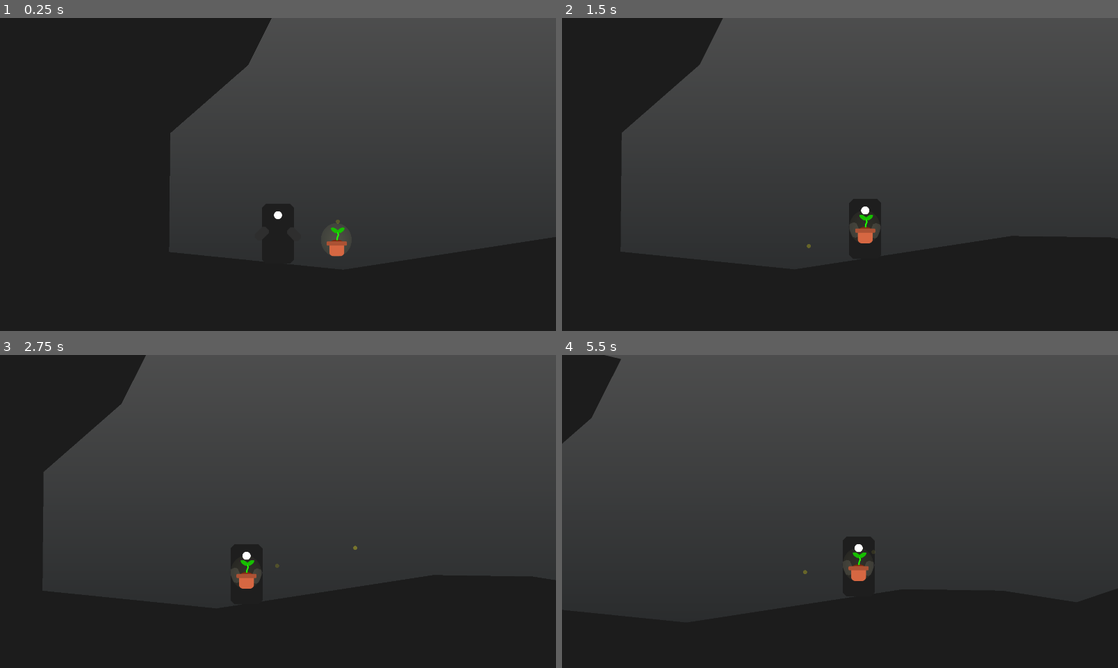
Above: before the commit, frames 1-4 (two rows, left to right).
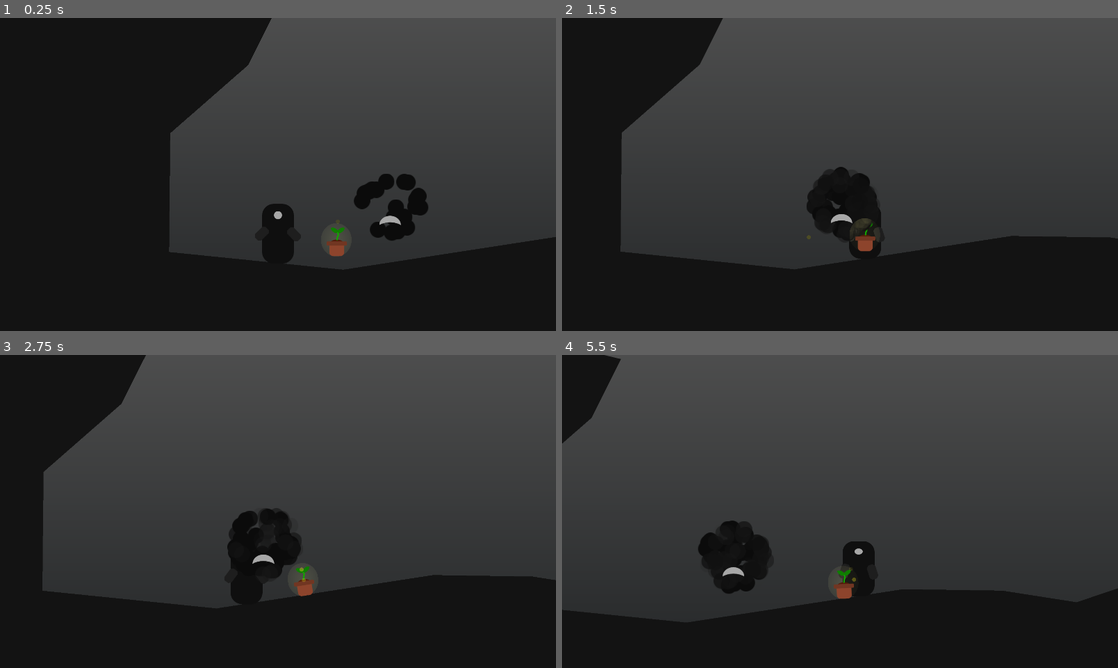
Above: after the commit, the same moments.

Repository: Cowa/A-drop-of-light
Game: Godot game, scene res://levels/LevelTest.tscn
Same seed, same stepped clock (60 frames per second), same inputs: the game is played once before the commit and once after it.
Inputs:
- Up to frame 1 (0.25 s): no input
- Up to frame 2 (1.5 s): hold Right (ui_right) from 0.53 s (still down); tap Space (ui_select) at 0.6, 0.77, 1.07, 1.35 s
- Up to frame 3 (2.75 s): tap Space (ui_select) at 1.52, 1.82, 2.1 s; release Right (ui_right) at 2.03 s; hold Left (ui_left) from 2.03 s (still down)
- Up to frame 4 (5.5 s): release Left (ui_left) at 2.78 s; hold Right (ui_right) 2.78-4.28 s; tap Space (ui_select) at 2.85, 3.02, 3.32, 3.6, 3.77, 4.07, 4.35, 4.52, 4.82, 5.1 s; hold Left (ui_left) 4.28-5.03 s; hold Right (ui_right) from 5.03 s (still down)

The runs differ from the first frame. In frame 1, 1.7% of the frame differs, in the area x 47-77%, y 49-76%; in frame 2, 2.1%; in frame 3, 2.4%; in frame 4, 2.9%, in the area x 24-57%, y 52-78%.

Commit message:
Better pickup  and dropping

Diff:
--- /dev/null
+++ b/enemy/Shadow.tscn
@@ -0,0 +1,82 @@
+[gd_scene load_steps=8 format=2]
+
+[ext_resource path="res://player/eye_player.png" type="Texture" id=1]
+[ext_resource path="res://enemy/mouth.png" type="Texture" id=2]
+
+[sub_resource type="CircleShape2D" id=5]
+radius = 69.029
+
+[sub_resource type="Gradient" id=1]
+offsets = PoolRealArray( 0.418519, 1 )
+colors = PoolColorArray( 0.0729685, 0.0729685, 0.0729685, 1, 0.203922, 0.203922, 0.203922, 0 )
+
+[sub_resource type="GradientTexture" id=2]
+gradient = SubResource( 1 )
+
+[sub_resource type="ParticlesMaterial" id=3]
+emission_shape = 1
+emission_sphere_radius = 100.0
+flag_disable_z = true
+gravity = Vector3( 0, 0, 0 )
+initial_velocity = 20.0
+initial_velocity_random = 1.0
+orbit_velocity = 0.0
+orbit_velocity_random = 0.0
+scale = 2.0
+color_ramp = SubResource( 2 )
+
+[sub_resource type="Animation" id=4]
+resource_name = "idle"
+loop = true
+tracks/0/type = "value"
+tracks/0/path = NodePath("Mouth:position")
+tracks/0/interp = 1
+tracks/0/loop_wrap = true
+tracks/0/imported = false
+tracks/0/enabled = true
+tracks/0/keys = {
+"times": PoolRealArray( 0, 0.5, 1 ),
+"transitions": PoolRealArray( 1, 1, 1 ),
+"update": 0,
+"values": [ Vector2( 0, 60 ), Vector2( 0, 50 ), Vector2( 0, 60 ) ]
+}
+tracks/1/type = "value"
+tracks/1/path = NodePath("Mouth:scale")
+tracks/1/interp = 1
+tracks/1/loop_wrap = true
+tracks/1/imported = false
+tracks/1/enabled = false
+tracks/1/keys = {
+"times": PoolRealArray( 0, 0.5, 1 ),
+"transitions": PoolRealArray( 1, 1, 1 ),
+"update": 0,
+"values": [ Vector2( 1, 1 ), Vector2( 1, 0.8 ), Vector2( 1, 1 ) ]
+}
+
+[node name="Shadow" type="KinematicBody2D" groups=[
+"enemy",
+]]
+position = Vector2( 100, 100 )
+collision_layer = 8
+collision_mask = 0
+
+[node name="Shape" type="CollisionShape2D" parent="."]
+position = Vector2( 1, 4 )
+shape = SubResource( 5 )
+
+[node name="Particles2D" type="Particles2D" parent="."]
+amount = 75
+local_coords = false
+process_material = SubResource( 3 )
+texture = ExtResource( 1 )
+__meta__ = {
+"_edit_lock_": true
+}
+
+[node name="Mouth" type="Sprite" parent="."]
+position = Vector2( 0, 53.4778 )
+texture = ExtResource( 2 )
+
+[node name="AnimationPlayer" type="AnimationPlayer" parent="."]
+autoplay = "idle"
+anims/idle = SubResource( 4 )
--- /dev/null
+++ b/levels/LevelTest.gd
@@ -0,0 +1,15 @@
+extends Node
+
+func _ready():
+	$Player.connect("drop_plant", self, "_on_drop_plant")
+	$Player.connect("pick_plant", self, "_on_pick_plant")
+	pass
+
+
+func _on_drop_plant(position):
+	$Plant.dropped()
+	$Plant.position = position
+
+
+func _on_pick_plant():
+	$Plant.picked()
--- a/levels/LevelTest.tscn
+++ b/levels/LevelTest.tscn
@@ -1,11 +1,14 @@
-[gd_scene load_steps=5 format=2]
+[gd_scene load_steps=7 format=2]
 
 [ext_resource path="res://player/Player.tscn" type="PackedScene" id=1]
 [ext_resource path="res://plant/Plant.tscn" type="PackedScene" id=2]
 [ext_resource path="res://levels/sky2.png" type="Texture" id=3]
 [ext_resource path="res://levels/Structure.gd" type="Script" id=4]
+[ext_resource path="res://enemy/Shadow.tscn" type="PackedScene" id=5]
+[ext_resource path="res://levels/LevelTest.gd" type="Script" id=6]
 
 [node name="LevelTest" type="Node"]
+script = ExtResource( 6 )
 
 [node name="ParallaxBackground" type="ParallaxBackground" parent="."]
 layer = -1
@@ -49,3 +52,9 @@
 position = Vector2( 543, 826 )
 
 [node name="Node" type="Node" parent="."]
+
+[node name="Shadow" parent="." instance=ExtResource( 5 )]
+position = Vector2( 727, 755 )
+
+[node name="CanvasModulate" type="CanvasModulate" parent="."]
+color = Color( 0.658824, 0.658824, 0.658824, 1 )
--- a/plant/Plant.gd
+++ b/plant/Plant.gd
@@ -5,5 +5,14 @@
 	pass # Replace with function body.
 
 
-func pickup():
-	pass
+func picked():
+	hide()
+	mode = RigidBody2D.MODE_STATIC
+	set_collision_layer_bit(2, false)
+
+
+func dropped():
+	show()
+	mode = RigidBody2D.MODE_RIGID
+	set_collision_layer_bit(2, true)
+	rotation = 0
--- a/plant/Plant.tscn
+++ b/plant/Plant.tscn
@@ -9,9 +9,8 @@
 offsets = PoolRealArray( 0, 0.63245, 1 )
 colors = PoolColorArray( 0.882353, 0.87451, 0.258824, 0.14902, 0.933333, 0.92549, 0.568627, 0.584314, 1, 1, 1, 0 )
 
-[sub_resource type="CapsuleShape2D" id=1]
-radius = 20.0
-height = 16.0
+[sub_resource type="RectangleShape2D" id=4]
+extents = Vector2( 21, 20 )
 
 [sub_resource type="RectangleShape2D" id=2]
 extents = Vector2( 29, 46 )
@@ -40,9 +39,8 @@
 color_ramp = SubResource( 3 )
 
 [node name="PhysicsCollision" type="CollisionShape2D" parent="."]
-visible = false
-position = Vector2( 0, 21 )
-shape = SubResource( 1 )
+position = Vector2( -1, 26 )
+shape = SubResource( 4 )
 
 [node name="PickupShape" type="Area2D" parent="."]
 visible = false
--- a/player/Player.gd
+++ b/player/Player.gd
@@ -14,6 +14,10 @@
 var plant_detected = false
 var plant_holding = false
 ###
+
+
+signal pick_plant
+signal drop_plant(position)
 
 
 func _ready():
@@ -43,11 +47,20 @@
 #	elif right:
 #		$Camera.offset_h = 1
 
-	if Input.is_action_just_pressed("ui_select") and plant_detected:
-		plant_detected.queue_free()
+	if Input.is_action_just_pressed("ui_select") and not jumping and plant_detected:
+		emit_signal("pick_plant")
 		plant_holding = true
 		$Pickup/Plant.show()
 		$AnimationPlayer.play("flower_picking")
+	elif Input.is_action_just_pressed("ui_select") and not jumping and plant_holding:
+		plant_holding = false
+		$AnimationPlayer.play_backwards("flower_picking")
+		yield($AnimationPlayer, "animation_finished")
+		$Pickup/Plant.hide()
+
+		emit_signal("drop_plant", global_position - Vector2(0, -50))
+
+		#$AnimationPlayer.play("flower_picking")
 
 
 func _physics_process(delta):
@@ -65,12 +78,15 @@
 
 func _on_Detection_body_entered(body):
 	if body.name == "Plant":
-		$AnimationPlayer.play("flower_detected")
+		print("detected")
+		$AnimationPlayer.play("flower_detected", 0.1)
 		plant_detected = body
+	elif body.is_in_group("enemy"):
+		print("enemy")
 
 
 func _on_Detection_body_exited(body):
 	if body.name == "Plant":
 		if not plant_holding:
-			$AnimationPlayer.play_backwards("flower_detected")
+			$AnimationPlayer.play_backwards("flower_detected", 0.1)
 		plant_detected = null
--- a/player/Player.tscn
+++ b/player/Player.tscn
@@ -12,7 +12,7 @@
 height = 92.0
 
 [sub_resource type="RectangleShape2D" id=2]
-extents = Vector2( 51, 41 )
+extents = Vector2( 48, 82 )
 
 [sub_resource type="Animation" id=3]
 resource_name = "flower_detected"
@@ -28,7 +28,7 @@
 "times": PoolRealArray( 0, 0.25 ),
 "transitions": PoolRealArray( 1, 1 ),
 "update": 0,
-"values": [ Vector2( 1, 1 ), Vector2( 0.95, 0.854 ) ]
+"values": [ Vector2( 1, 1 ), Vector2( 1, 0.854 ) ]
 }
 tracks/1/type = "value"
 tracks/1/path = NodePath("Body:position")
@@ -141,7 +141,7 @@
 "times": PoolRealArray( 0, 0.25 ),
 "transitions": PoolRealArray( 1, 1 ),
 "update": 0,
-"values": [ Vector2( 0.95, 0.854 ), Vector2( 1, 1 ) ]
+"values": [ Vector2( 1, 0.854 ), Vector2( 1, 1 ) ]
 }
 tracks/1/type = "value"
 tracks/1/path = NodePath("Body:position")
@@ -246,6 +246,7 @@
 script = ExtResource( 4 )
 
 [node name="Body" type="Sprite" parent="."]
+modulate = Color( 0.109804, 0.109804, 0.109804, 1 )
 texture = ExtResource( 1 )
 
 [node name="Eye" type="Sprite" parent="."]
@@ -280,11 +281,10 @@
 }
 
 [node name="Detection" type="Area2D" parent="."]
-visible = false
-collision_mask = 4
+collision_mask = 12
 
 [node name="Shape" type="CollisionShape2D" parent="Detection"]
-position = Vector2( 0, 57 )
+position = Vector2( 1, 5 )
 shape = SubResource( 2 )
 
 [node name="Camera" type="Camera2D" parent="."]
Binary file added: enemy/mouth.png
Not shown, added: enemy/mouth.png.import
Binary file added: levels/grass.png
Not shown, added: levels/grass.png.import
Binary file changed: player/body_player.png
